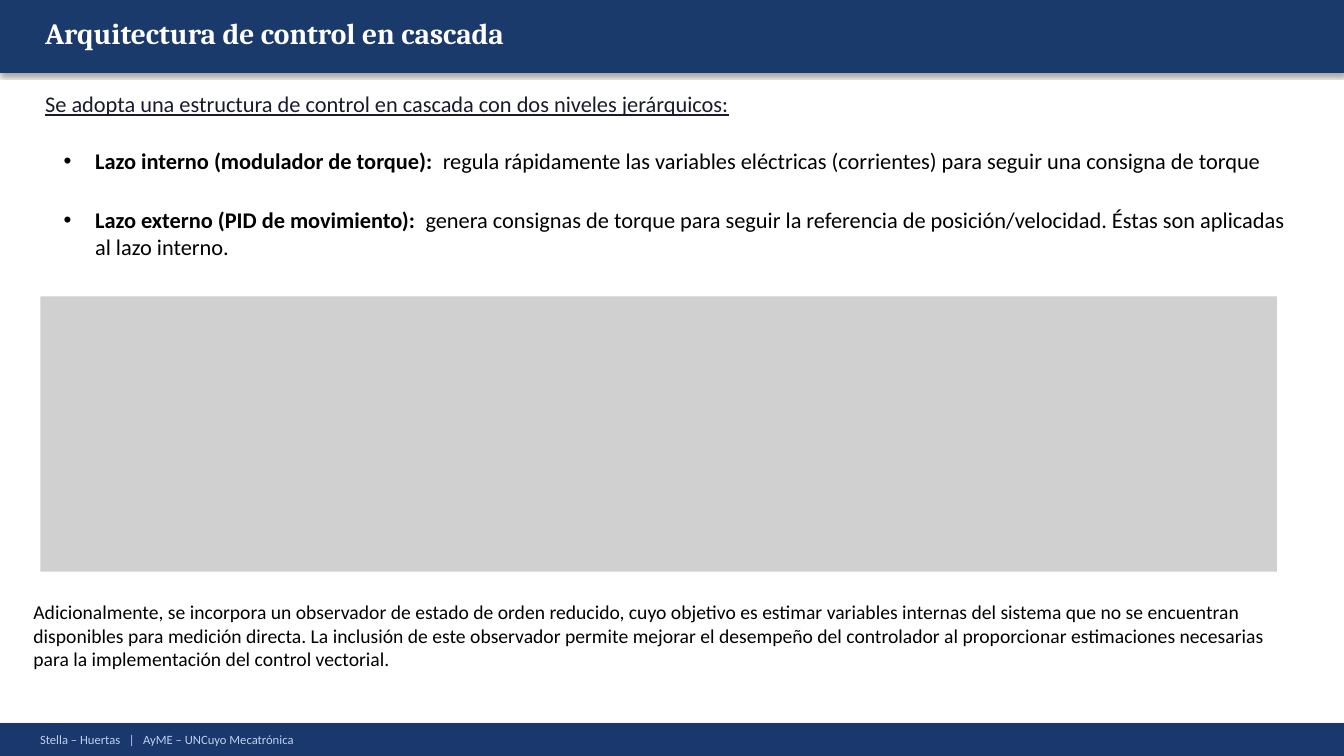
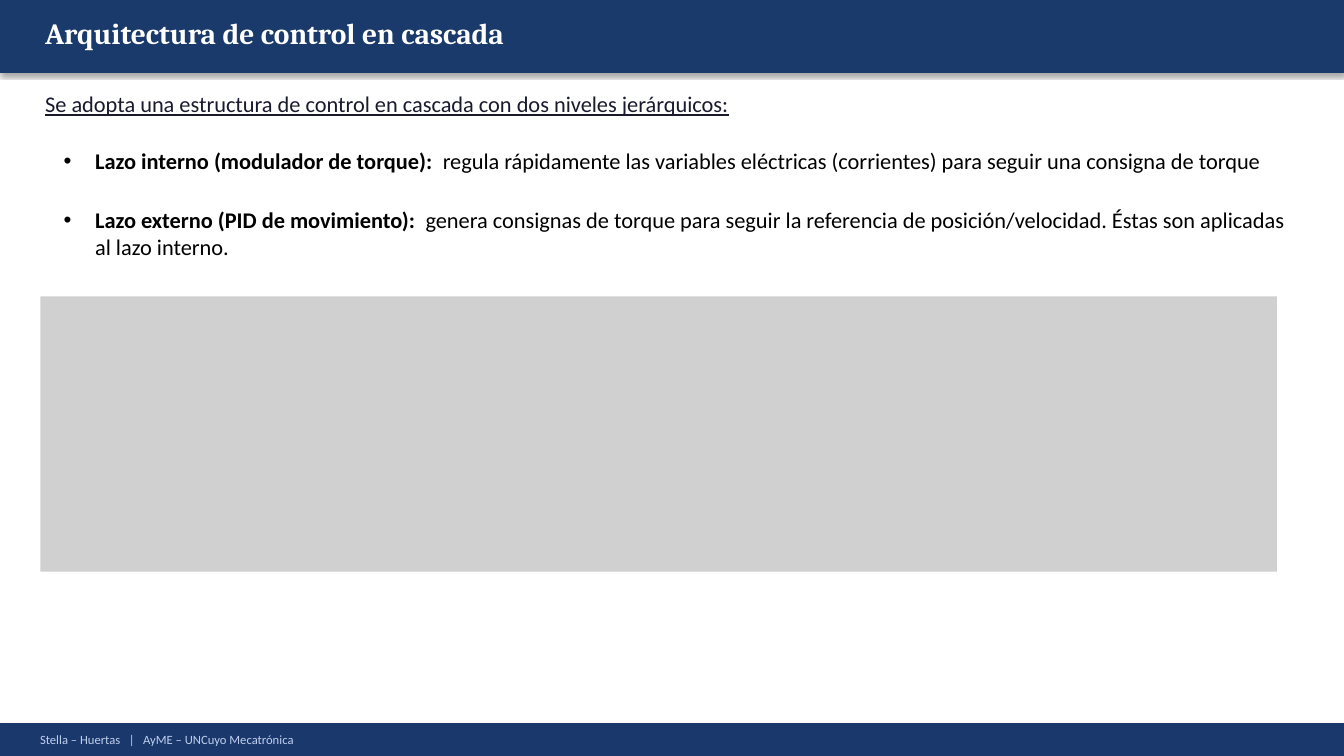
Before and after one commit to Juan-Stella/Automatica-y-maquinas-electricas-final, a slide deck: slide 60 of Presentación/AyME_Stella_Huertas_Presentacion1.pptx. Drawn at 1344x756 pixels with LibreOffice and Linux fonts; fonts in the diff are those of the drawing; grey boxes stand for pictures. Boxes give left, top, right and bottom in pixels: in the first picture for what was removed or moved away, otherwise in the second. Text is boxed around its words. In the diff, an @@ line names an element or a change of style, - is before the commit and + after.

```diff
--- a/Presentación/AyME_Stella_Huertas_Presentacion1.pptx
+++ b/Presentación/AyME_Stella_Huertas_Presentacion1.pptx
@@ text removed at box(33, 605, 1264, 669) @@
-Adicionalmente, se incorpora un observador de estado de orden reducido, cuyo objetivo es estimar variables internas del sistema que no se encuentran disponibles para medición directa. La inclusión de este observador permite mejorar el desempeño del controlador al proporcionar estimaciones necesarias para la implementación del control vectorial.
```
Also in this commit, not shown: 3 other slides changed.
